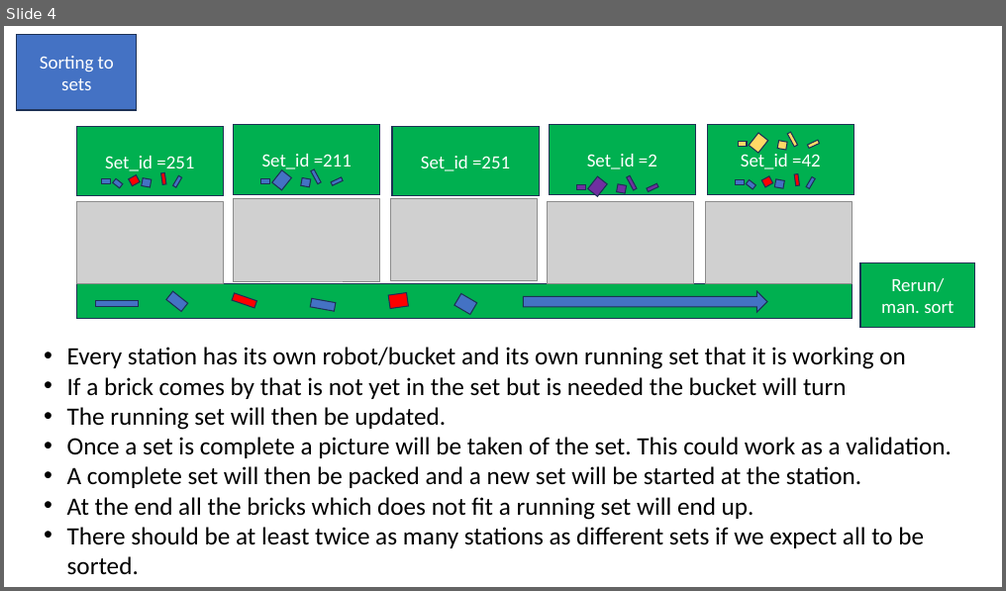
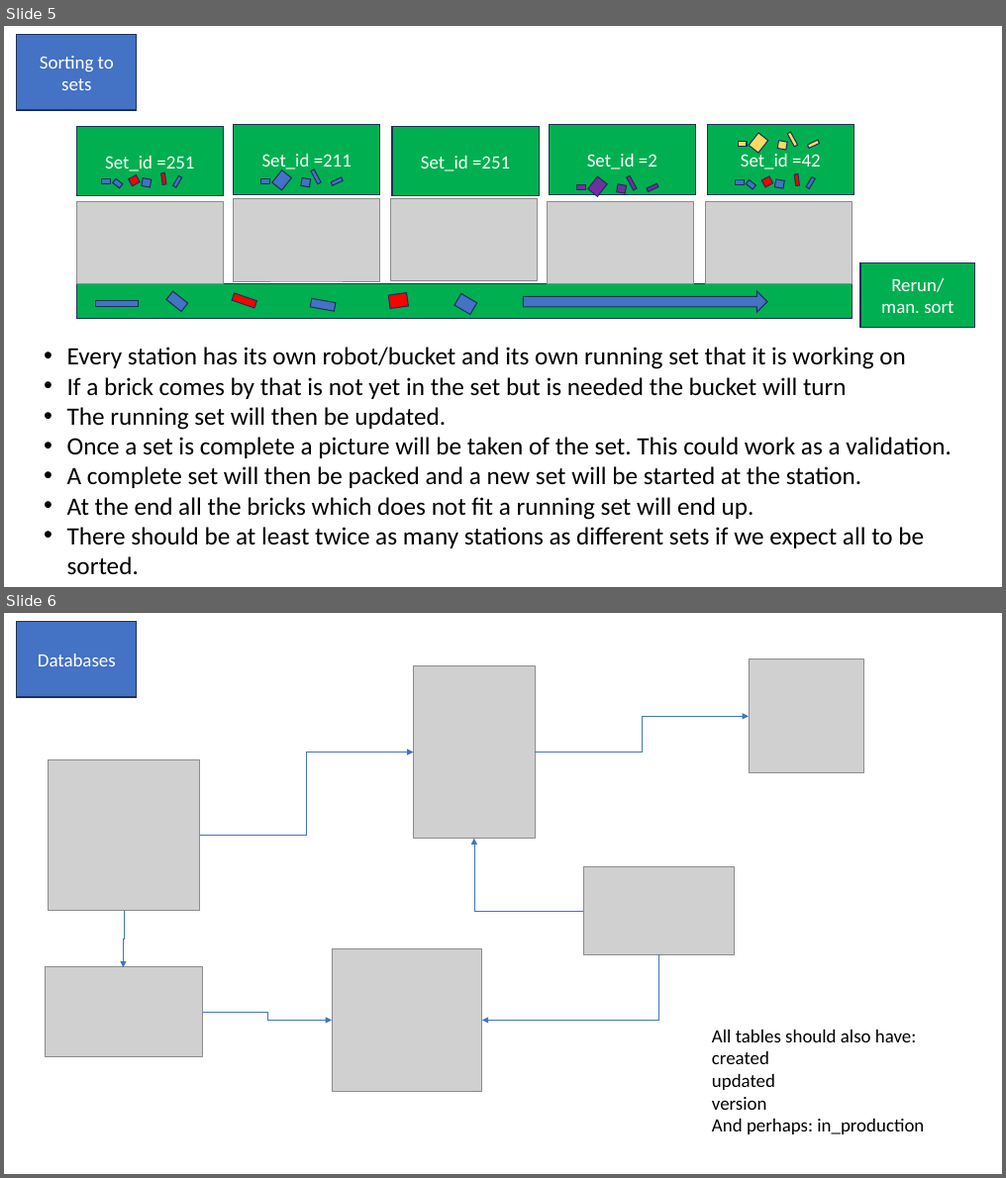
Before and after one commit to GitJakobE/Lego_case, a slide deck: docs/Lego case assignment.pptx. Shown one above the other, each under a label of ours: slide 4 before the commit, slides 5 and 6 after it. The pictures are 1006x591 and 1006x1178 pixels, drawn with LibreOffice and Linux fonts; fonts in the diff are those of the drawing; grey boxes stand for pictures. Boxes give left, top, right and bottom in pixels: in the first picture for what was removed or moved away, otherwise in the second. Text is boxed around its words. In the diff, an @@ line names an element or a change of style, - is before the commit and + after.

```diff
--- a/docs/Lego case assignment.pptx
+++ b/docs/Lego case assignment.pptx
@@ slide 6 added at bbox=[4, 613, 1002, 1174], background #FFFFFF @@
@@ rectangle added at bbox=[17, 622, 137, 697], fill #4472C4, outline #1E3256 1 pt, 18 pt, text #FFFFFF @@
+Databases
@@ picture added at bbox=[414, 666, 536, 839] @@
@@ picture added at bbox=[748, 660, 864, 773] @@
@@ elbow arrow added from (535, 753) to (748, 716), #4472C4 0.5 pt @@
@@ picture added at bbox=[48, 760, 199, 910] @@
@@ elbow arrow added from (200, 836) to (414, 753), #4472C4 0.5 pt @@
@@ elbow arrow added from (583, 911) to (474, 839), #4472C4 0.5 pt @@
@@ picture added at bbox=[583, 867, 734, 956] @@
@@ elbow arrow added from (125, 911) to (123, 967), #4472C4 0.5 pt @@
@@ picture added at bbox=[45, 967, 202, 1057] @@
@@ picture added at bbox=[332, 950, 482, 1092] @@
@@ elbow arrow added from (658, 955) to (482, 1020), #4472C4 0.5 pt @@
@@ elbow arrow added from (203, 1012) to (332, 1020), #4472C4 0.5 pt @@
@@ text added at bbox=[712, 1030, 924, 1135], 18 pt, text #000000 @@
+All tables should also have:
+created
+updated
+version
+And perhaps: in_production
@@ what was slide 4 is now slide 5 @@
```
Also in this commit, not shown: 2 slides changed, 1 other slide added.
